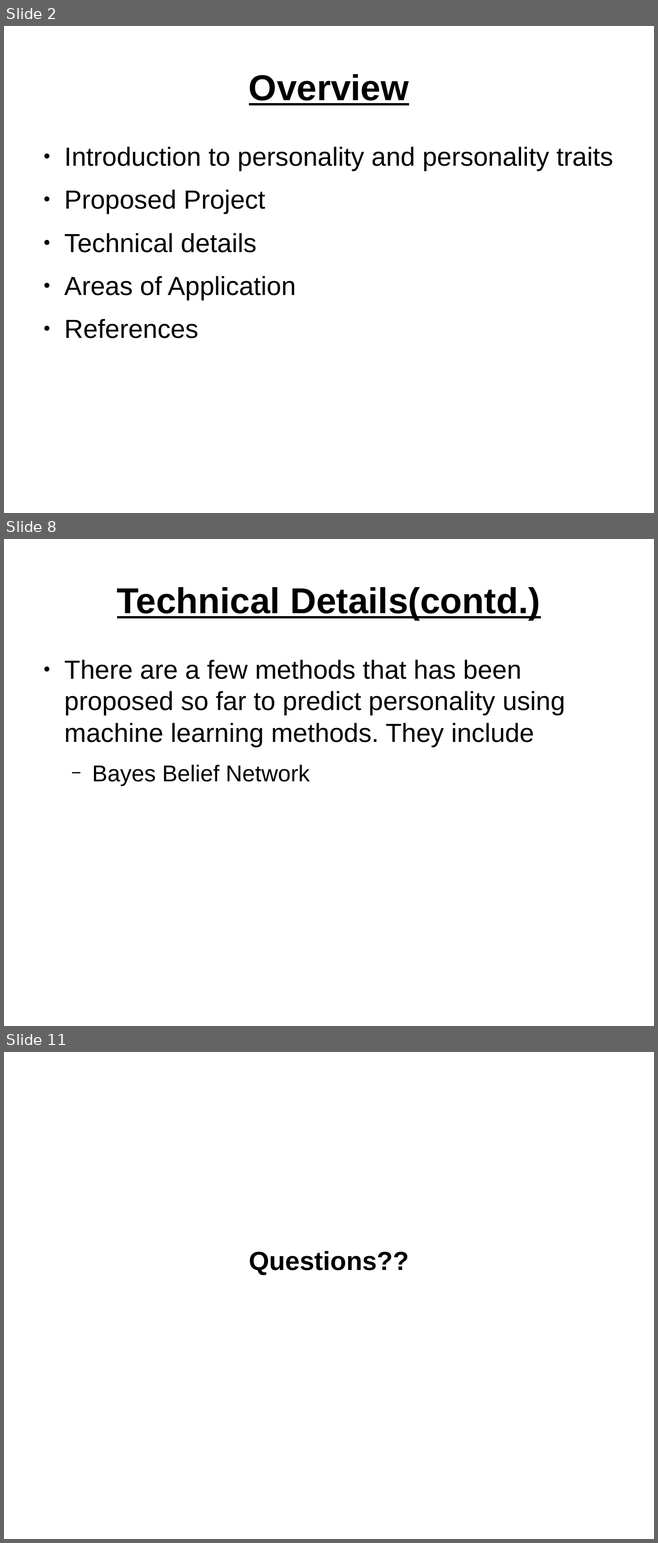
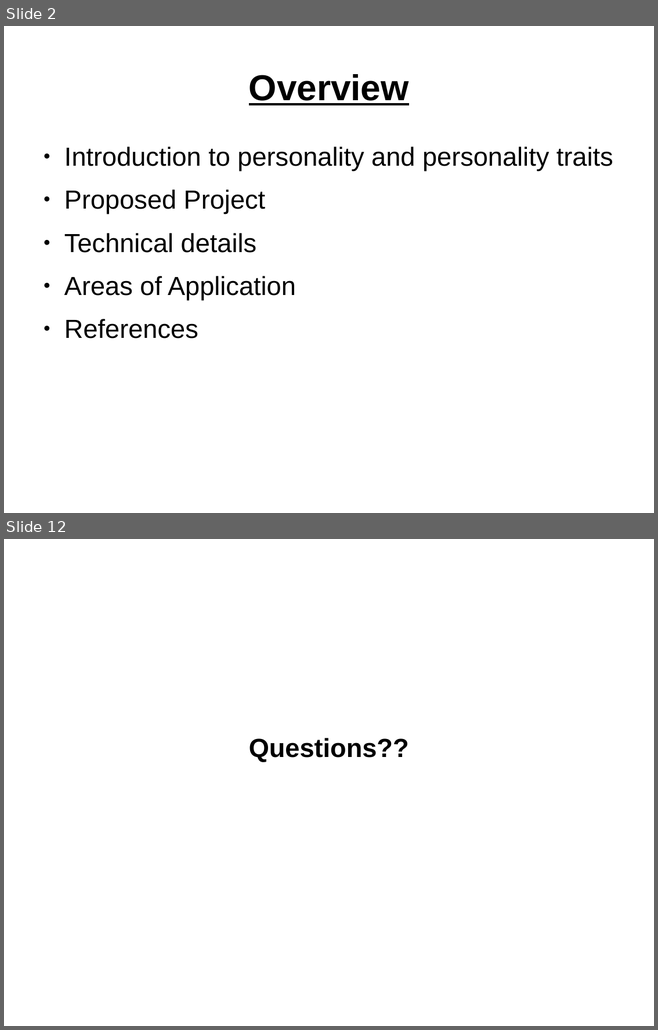
Before and after one commit to niyasc/Personality-Prediction-using-facebook-profile, a slide deck: Presentations/first.odp. Shown one above the other, each under a label of ours: slides 2, 8 and 11 before the commit, slides 2 and 12 after it; the slides between them are not shown. The pictures are 658x1543 and 658x1030 pixels, drawn with LibreOffice and Linux fonts; fonts in the diff are those of the drawing. Boxes give left, top, right and bottom in pixels: in the first picture for what was removed or moved away, otherwise in the second. Text is boxed around its words. In the diff, an @@ line names an element or a change of style, - is before the commit and + after.

```diff
--- a/Presentations/first.odp
+++ b/Presentations/first.odp
@@ slide 8 removed at bbox=[4, 539, 654, 1026], background #FFFFFF @@
@@ title removed at bbox=[117, 587, 540, 620] @@
-Technical Details(contd.)
@@ text removed at bbox=[64, 660, 565, 786] @@
-● There are a few methods that has been proposed so far to predict personality using machine learning methods. They include
-  − Bayes Belief Network
@@ what was slide 11 is now slide 12 @@
```
Also in this commit, not shown: 7 slides changed, 2 slides added, 11 other files.
